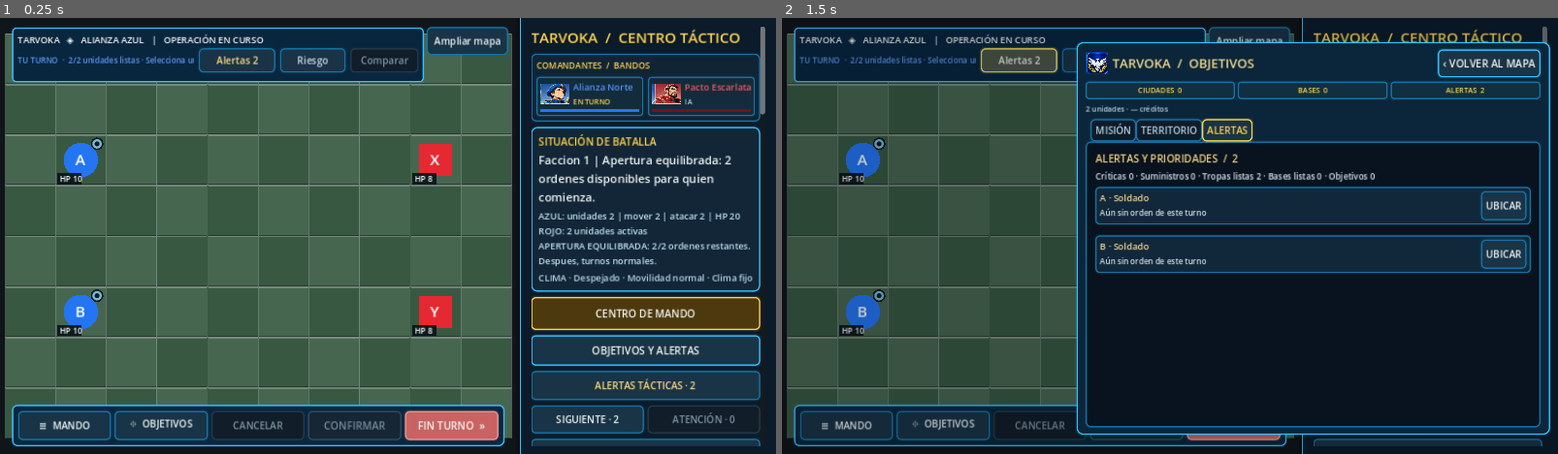
Above: before the commit, frames 1-2 (left to right).
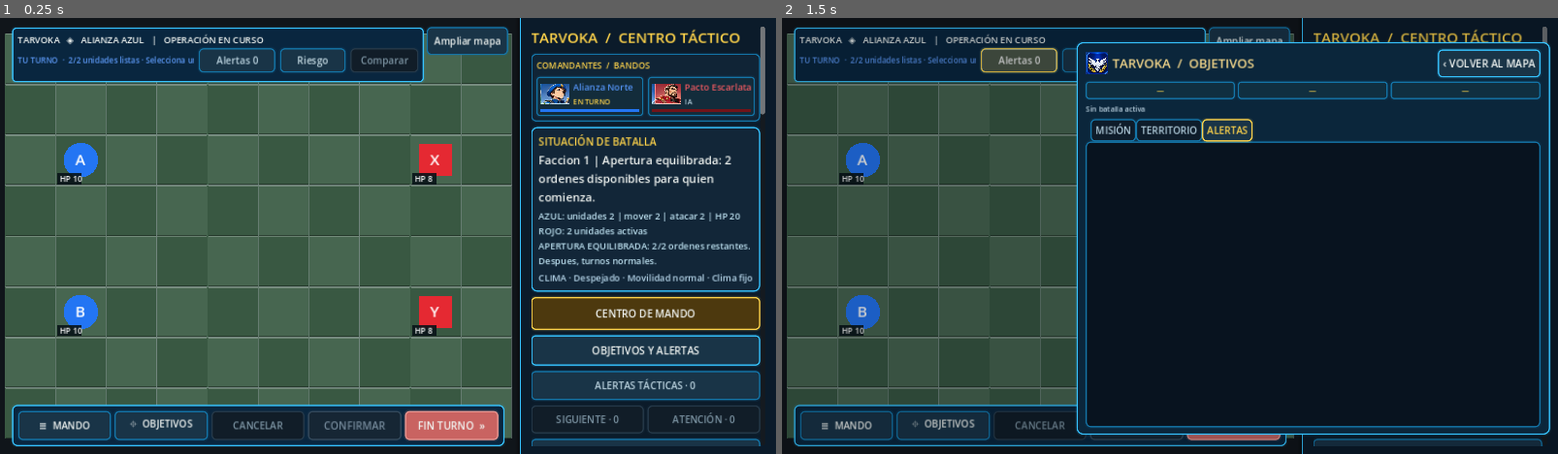
Above: after the commit, the same moments.

Repository: edwinrodri12/Tarvoka
Game: Godot game, scene res://scenes/Main.tscn
Same seed, same stepped clock (60 frames per second), same inputs: the game is played once before the commit and once after it.
Inputs:
- Up to frame 1 (0.25 s): no input
- Up to frame 2 (1.5 s): click "Alertas 2" (after the commit: "Alertas 0") at 0.5 s; click "Riesgo" at 1.25 s

The runs differ from the first frame. In frame 1, 1.2% of the frame differs, in the area x 11-90%, y 8-96%; in frame 2, 11%, in the area x 11-97%, y 9-66%.
Error after the commit: Parse Error: Identifier "Domains" not declared in the current scope. (res://scripts/core/Logistics.gd:237)

Commit message:
V48.7 ground-side supply adjacency and no helicopter landing on elevated bridge

Diff:
--- a/scripts/core/Logistics.gd
+++ b/scripts/core/Logistics.gd
@@ -2,6 +2,7 @@
 class_name TarvokaLogistics
 
 const Rules = preload("res://scripts/core/Rules.gd")
+const Crossings = preload("res://scripts/core/LayeredCrossingsV48.gd")
 
 # Opt-in supplies for modern battles. Legacy roles and saves without ammo/fuel
 # remain unchanged until a new modern battle explicitly equips them.
@@ -175,6 +176,9 @@
     var pos = unit.get("pos", null)
     if not pos is Vector2i or not Rules.valid_terrain(terrain) or not Rules.inside(pos, terrain):
         return false
+    var index: Dictionary = Crossings.state_index(state)
+    if not index["valid"] or index["cells"].has(pos):
+        return false
     return str(terrain[pos.y][pos.x]) in ["plain", "road"]
 
 # Source-aware quote: base stocks are unlimited but ALWAYS paid, while field
@@ -226,6 +230,12 @@
         var truck_pos: Vector2i = truck["pos"]
         if absi(pos.x - truck_pos.x) + absi(pos.y - truck_pos.y) > 1:
             continue
+        if state.has(Crossings.FIELD):
+            var index: Dictionary = Crossings.state_index(state)
+            if not index["valid"]:
+                continue
+            if (index["cells"].has(pos) or index["cells"].has(truck_pos)) and not Crossings.allows_step(state["terrain"],index["cells"],truck_pos,pos,Domains.GROUND):
+                continue
         var proposed: Dictionary = _calculate_quote(recipient, credits, "truck", str(truck["id"]), int(truck.get("supply_ammo", TRUCK_AMMO_CAP)), int(truck.get("supply_fuel", TRUCK_FUEL_CAP)))
         var count: int = int(proposed.get("ammo", 0)) + int(proposed.get("fuel", 0))
         if proposed.get("valid", false) and count > best_units:
